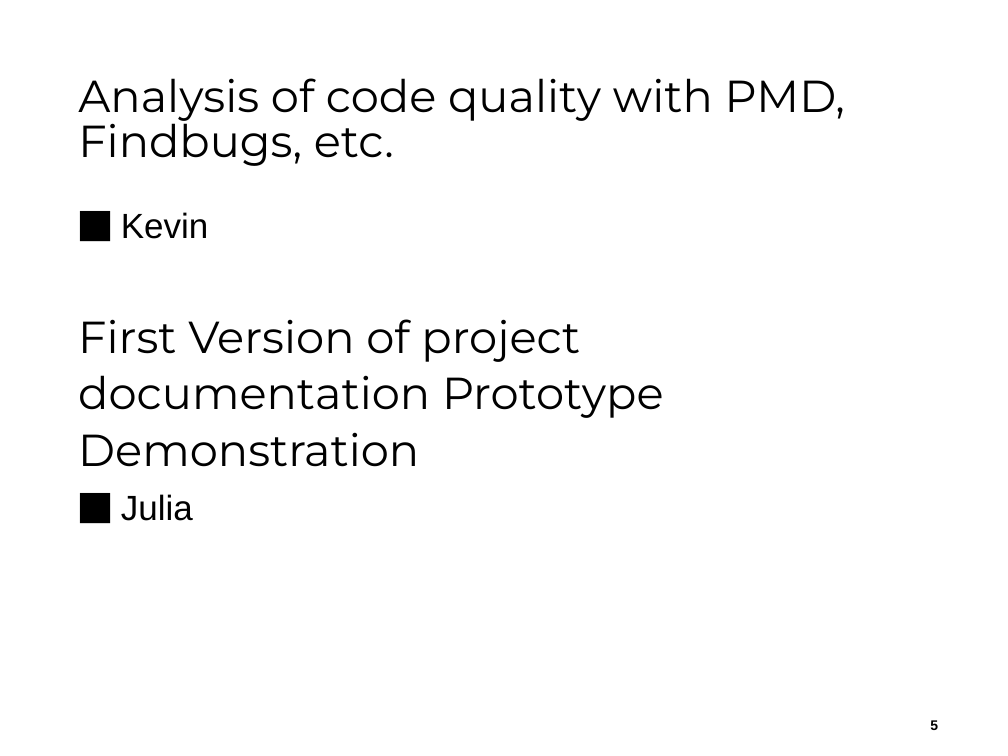
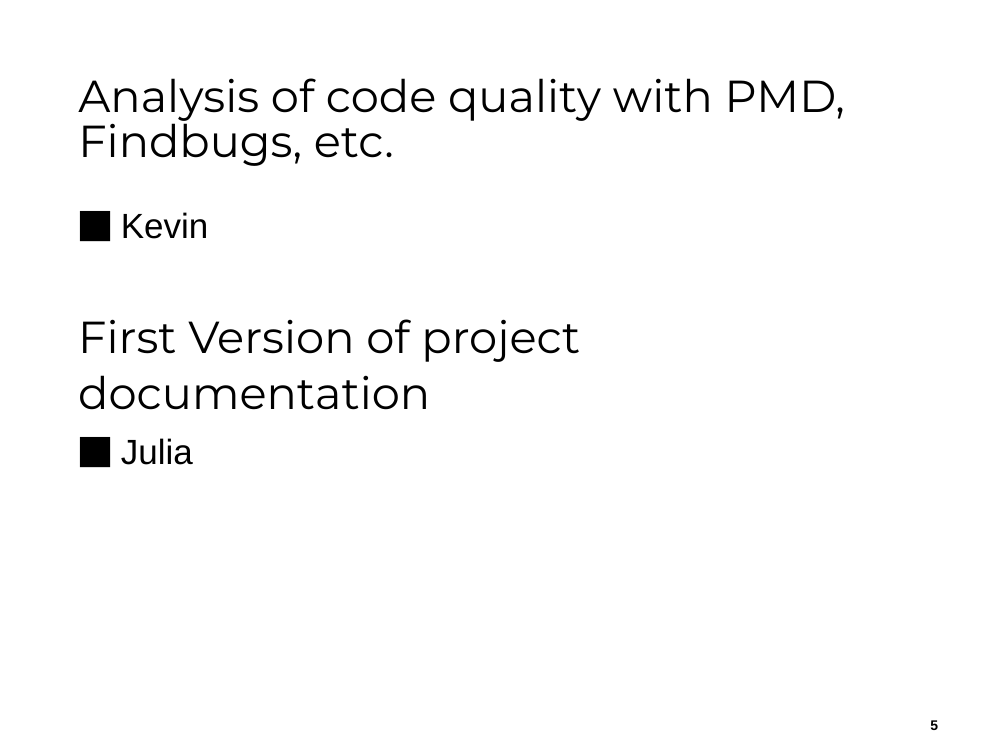
Before and after one commit to kevschuetz/exemplar-mgmt-system-swing, a slide deck: slide 5 of Documents/Release 3/ReleasePräsentation3__Team04.pptx. Drawn at 1008x756 pixels with LibreOffice and Linux fonts; fonts in the diff are those of the drawing; background and template pictures are left out. Boxes give left, top, right and bottom in pixels: in the first picture for what was removed or moved away, otherwise in the second. Text is boxed around its words. In the diff, an @@ line names an element or a change of style, - is before the commit and + after.

```diff
--- a/Documents/Release 3/ReleasePräsentation3__Team04.pptx
+++ b/Documents/Release 3/ReleasePräsentation3__Team04.pptx
@@ text at (78, 319, 580, 410): text changed @@
-First Version of project documentation Prototype Demonstration
+First Version of project documentation
```
Also in this commit, not shown: 1 other slide changed, 1 slide removed, 2 other files.
